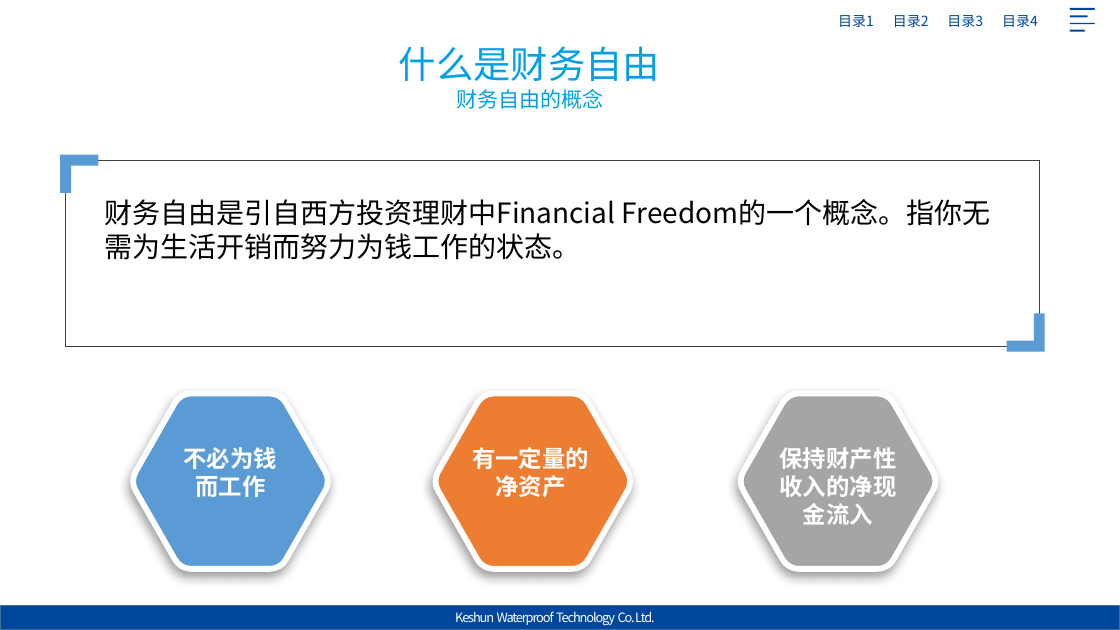
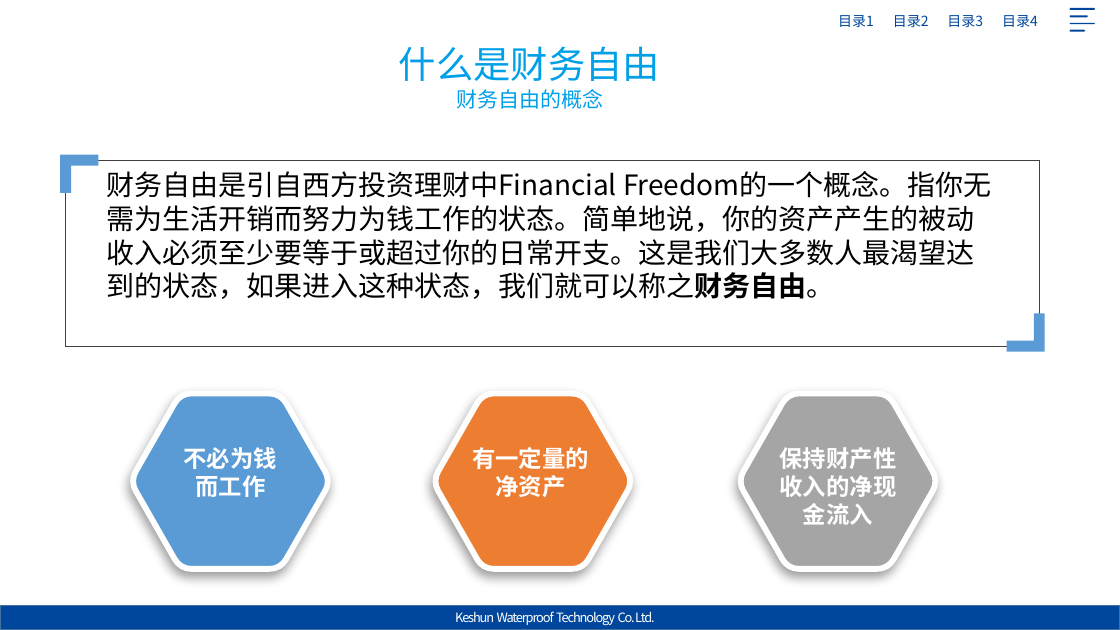
Before and after one commit to Jack-liangqihua/ABAP_CODER, a slide deck: slide 5 of 专题研究/晨会主题/201904财务自由.pptx (slide 4 before the commit). Drawn at 1120x630 pixels with LibreOffice and Linux fonts; fonts in the diff are those of the drawing; background and template pictures are left out. Boxes give left, top, right and bottom in pixels: in the first picture for what was removed or moved away, otherwise in the second. Text is boxed around its words. In the diff, an @@ line names an element or a change of style, - is before the commit and + after.

```diff
--- a/专题研究/晨会主题/201904财务自由.pptx
+++ b/专题研究/晨会主题/201904财务自由.pptx
@@ text at (106, 171, 992, 299): text changed @@
-财务自由是引自西方投资理财中Financial Freedom的一个概念。指你无需为生活开销而努力为钱工作的状态。
+财务自由是引自西方投资理财中Financial Freedom的一个概念。指你无需为生活开销而努力为钱工作的状态。简单地说，你的资产产生的被动收入必须至少要等于或超过你的日常开支。这是我们大多数人最渴望达到的状态，如果进入这种状态，我们就可以称之财务自由。
```
Also in this commit, not shown: 6 other slides changed, 1 slide added, 6 slides removed.
